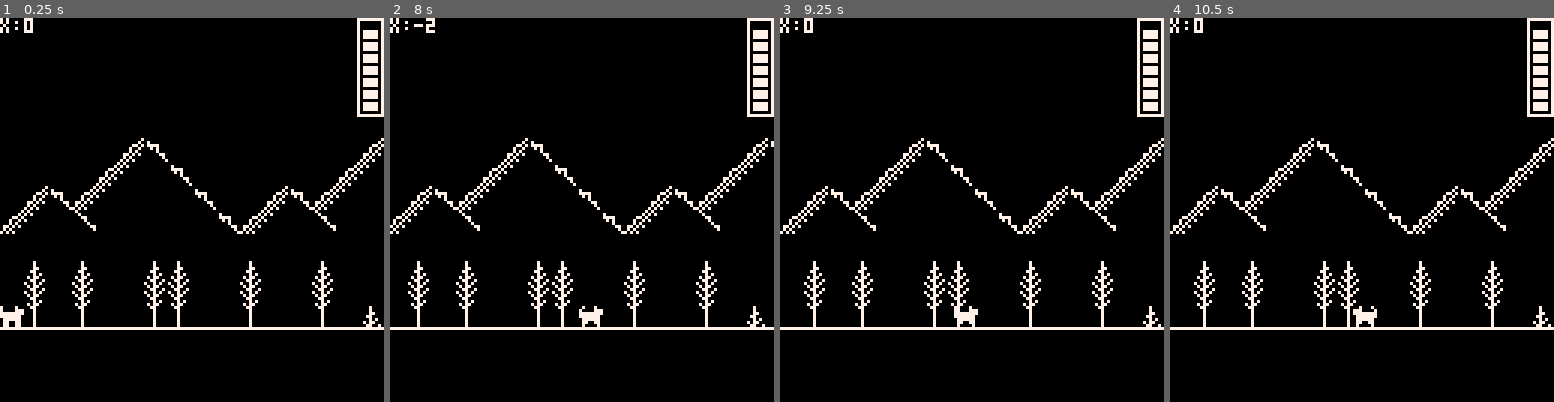
Above: before the commit, frames 1-4 (left to right).
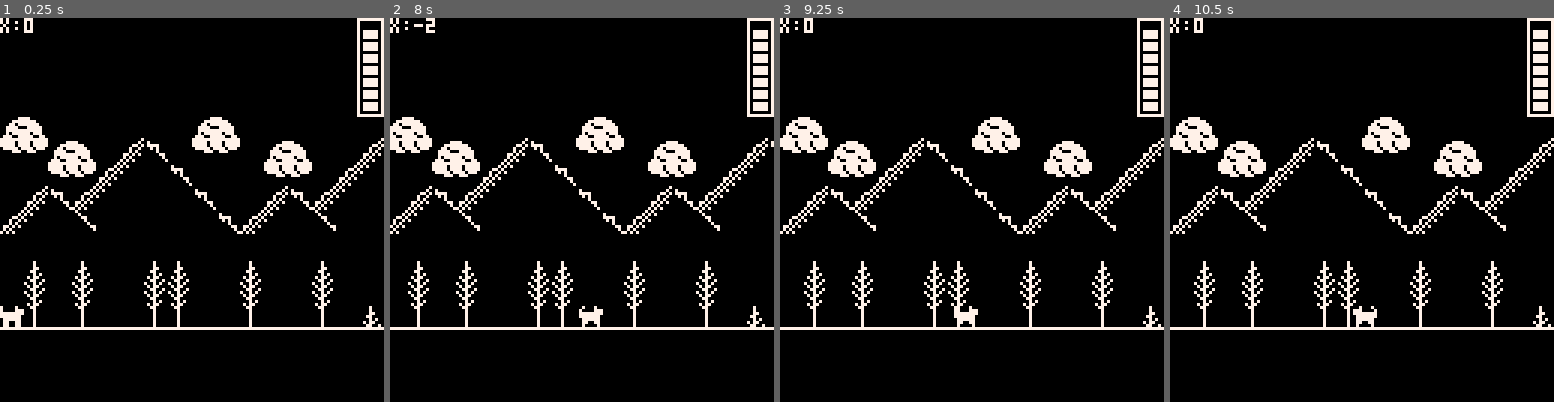
Above: after the commit, the same moments.

Repository: onefinedruid/buddys-world
Game: PICO-8 cartridge buddysworld.p8
Two runs of this game, one before a commit and one after it. Both use one fixed random seed, a clock stepped at 60 frames per second and the inputs below.
Inputs:
- Up to frame 1 (0.25 s): no input
- Up to frame 2 (8 s): tap X (X key) at 0.33, 1.07, 1.85, 2.97, 4.08, 5.2, 6.32, 7.43 s; tap O (Z key) at 0.7, 1.7, 2.1, 2.5, 2.9, 3.3, 3.7, 4.1, 4.5, 4.9, 5.3, 5.7, 6.1, 6.5, 6.9, 7.3, 7.7 s; hold Right 1.6-2.1 s; hold Right 2.47-3.03 s; hold Left 3.08-3.58 s; hold Right 4.02-4.68 s; hold Left 5.08-5.68 s; hold Right 6.08-6.58 s; hold Right 6.63-7.13 s; hold Right from 7.5 s (still down)
- Up to frame 3 (9.25 s): release Right at 8.07 s; tap O (Z key) at 8.1, 8.5, 8.9 s; hold Left 8.12-8.62 s; tap X (X key) at 8.55 s; hold Right from 9.05 s (still down)
- Up to frame 4 (10.5 s): tap O (Z key) at 9.3, 9.7, 10.1 s; tap X (X key) at 9.67 s; release Right at 9.72 s; hold Left from 10.12 s (still down)

The runs differ from the first frame. In frame 1, 3.0% of the frame differs, in the area x 0-82%, y 25-42%; in frame 2, 3.0%; in frame 3, 3.0%; in frame 4, 3.0%.

Commit message:
add clouds, add mine

Diff:
--- a/buddysworld.p8
+++ b/buddysworld.p8
@@ -53,6 +53,9 @@
  		if mapscr==0 then
  				print("🅾️ to enter",40,16)
  		end
+ 		if btn(4) and mapscr==0 then
+			  mine()
+			end
  end
 -- barn
  if a==-96 then
@@ -65,35 +68,36 @@
 
 --left button
 	if btn(0) then
- 	if j==false then g=g end
-		walkanim()
-		f=true
-		w=true
-		if x==0 then -- static move
-		  m=m-1 end
-		if m==63 and mapscr==0 then -- scrolling
-		  x=x+1
-		end
-		if m<=0 then
-		  m=0 end
+	 	if j==false then g=g end
+			walkanim()
+			f=true
+			w=true
+			if x==0 then -- static move
+			  m=m-1
+			end
+			if m==63 and mapscr==0 then -- scrolling
+			  x=x+1
+			end
+			if m<=0 then
+			  m=0
+			end
 	elseif btn(1)==false then
 		w=false
 	end
 --right button
 	if btn(1) then
-	 if j==false then g=g
-	 end
-	 walkanim()
-		f=false
-		w=true
-		if m<63 then -- static move
-		  m=m+1 end
-		if m==63 and mapscr==0 then -- scrolling
-		  x=x-1 end
-		if m>=63 and mapscr==1 then
-		  m=m+1 end
-		if m>= 120 and mapscr==1 then
-		  m=120 end
+		 if j==false then g=g end
+		 walkanim()
+			f=false
+			w=true
+			if m<63 then -- static move
+			  m=m+1 end
+			if m==63 and mapscr==0 then -- scrolling
+			  x=x-1 end
+			if m>=63 and mapscr>=1 then
+			  m=m+1 end
+			if m>= 120 and mapscr>=1 then
+			  m=120 end
 	elseif btn(0)==false then
 		w=false
 	end
@@ -165,6 +169,24 @@
 		if cx==-1 then cdx=true end
 end
 --------------
+function mine()
+		mapscr=2
+		a=-200
+		x=0
+end
+…(13 lines of a section not shown)…
 
 
 
@@ -332,10 +354,10 @@
 0000000000000000010000000000000000000000000000000000000000000000000000000000000000000000000000000000000000000000000000000000000000000000000000000000000000000000000000000000000000000000000000000000000000000000000000000000000000000000000000000000000000000000
 0000000000000000000000000000000000000000000000000000000000000000000000000000000000000000000000000000000000000000000000000000000000000000000000000000000000000000000000000000000000000000000000000000000000000000000000000000000000000000000000000000000000000000
 __map__
-0000000000000000000000000000000000000000000000000000000000000000000000000000000000000000000000000000000000000000000000000000000000000000000000000000000000000000000000000000000000000000000000000000000018190000000000000000000000000000000000000000000000000000
-00000000001819000000000000000018190000000000000000000018190000000000000000181d0000000000000000000018190000000000000000000000000000181900000000000000000000181900000000000000001819000000000000000000001800001900000000000000000000000000000000000018190000000000
-00000000181c0019000000000000181c00190000000000000000181c0019000000000000181c001d18190000181900001800001900000000181900001819000018000019000000000000000018000019000018190000180000190000000018190000180000000019000018190000000018190000000000001800001900001819
-001819181c0000001900001819181c00000019181900001819181c00000019181d0000181c0000181c0019181c0019180000000019181918000019180000191800000000191819000018191800000000191800001918000000001918191800001918000000000018191800001900001800001918190000180018190019180000
+4041000000000000404100000000000000404100000000004041000000004041000000404100004041000000000040410000000000000000404100004041004041000000000040410000000000000000404100000000000000000000004041000040410018190000000000004041000040410000000000404100000040410000
+50514041001819005051004041000018195051004041000050510018190050510000005051181d5051004041000050510018190040410000505100005051005051181900404150510000404100181900505100004041001819004041005051000050511800001900404100005051000050510040410000505118190050510000
+00005051181c0019000000505100181c00190000505100000000181c0019000000404100181c001d18195051181900001800001950510000181900001819000018000019505100000000505118000019000018195051180000195051000018190000180000000019505118190040410018190050510000001800001900001819
+001819181c0000001900001819181c00000019181900001819181c00000019181d5051181c0000181c0019181c0019180000000019181918000019180000191800000000191819000018191800000000191800001918000000001918191800001918000000000018191800001950511800001918190000180018190019180000
 181c001d000000000019181c001d00000000181c0019181c001d1e080808181c001d181c000000000000181c000000190000000018000019000018000000001900000000180000191800001900000000180000000019000000001800001900000019000000001800001900000019180000001800001918001800001900190000
 000000000000000000000000000000000000000000000000001e0a0d08080d00000000000000000000000000000000000000000000000000000000000000000000000018000000000000000019000000000000000000000000000000000000000000000000000000000000000000000000000000000000000000000000000000
 000700070000070700000700000700000000000700000007000a38390d080727000007070700070700070007000000000000000000000000000000000000070007070700070000000000000700070000070000000000000000000000000000000000000000000000000000000000000000000000000000000000000000000000
Not shown, changed: 26 lines of the sprite sheet (__gfx__) section of buddysworld.p8
